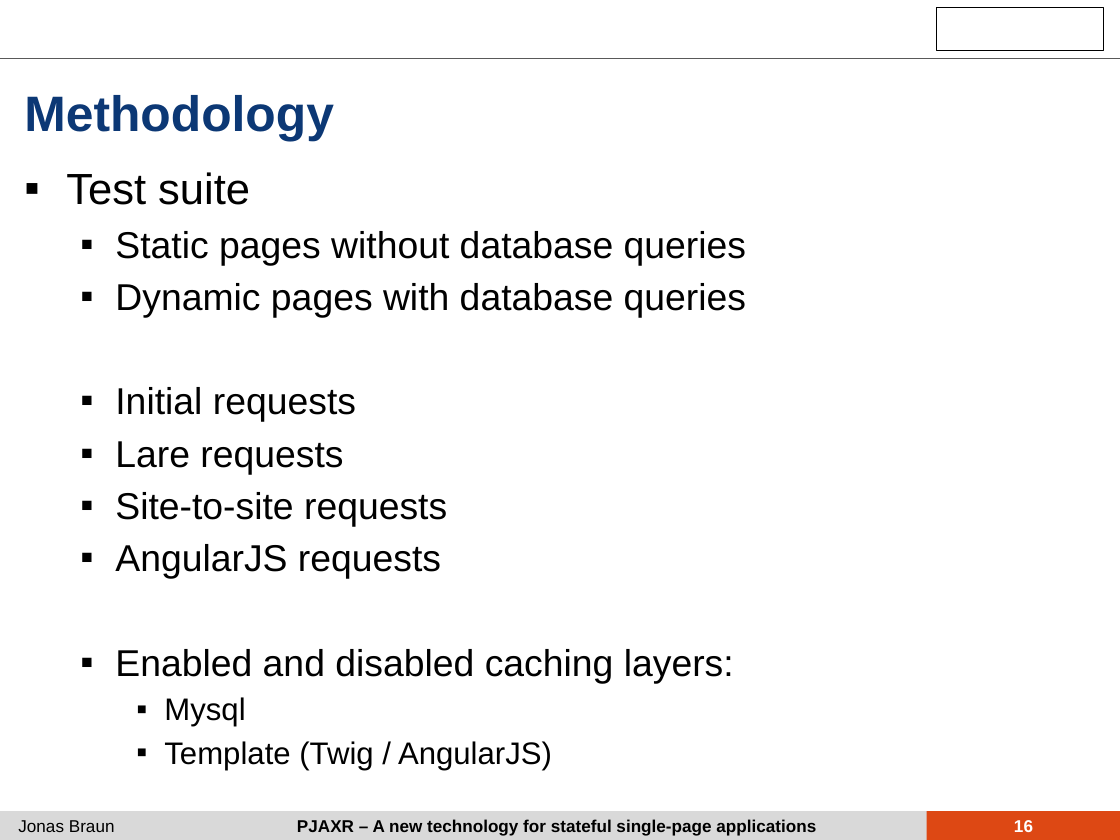
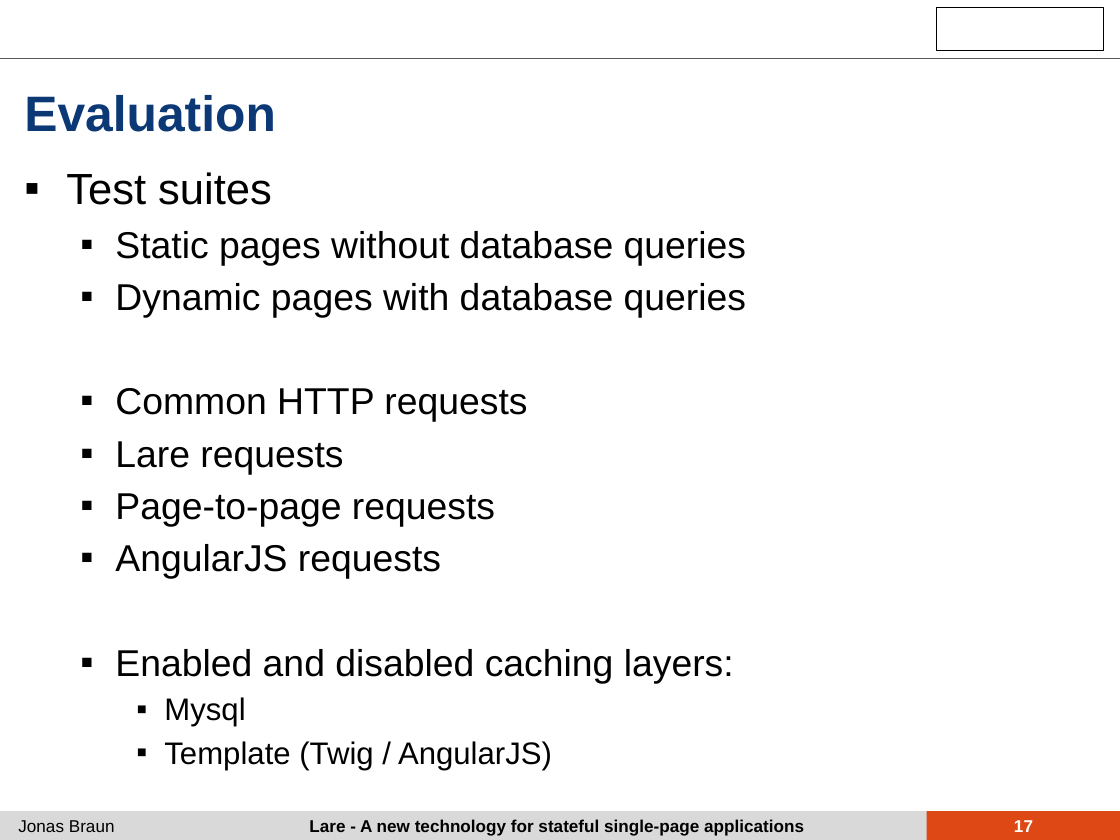
Before and after one commit to iekadou/bachelor-thesis, a slide deck: slide 17 of colloquium/colloquium.pptx (slide 16 before the commit). Drawn at 1120x840 pixels with LibreOffice and Linux fonts; fonts in the diff are those of the drawing; background and template pictures are left out. Boxes give left, top, right and bottom in pixels: in the first picture for what was removed or moved away, otherwise in the second. Text is boxed around its words. In the diff, an @@ line names an element or a change of style, - is before the commit and + after.

```diff
--- a/colloquium/colloquium.pptx
+++ b/colloquium/colloquium.pptx
@@ title at bbox=[24, 95, 276, 132]: text changed @@
-Methodology
+Evaluation
@@ text at bbox=[66, 172, 272, 205]: text changed @@
-▪ Test suite
+▪ Test suites
@@ text at bbox=[115, 388, 527, 422]: text changed @@
-  ▪ Initial requests
+  ▪ Common HTTP requests
@@ text at bbox=[115, 493, 495, 527]: text changed @@
-  ▪ Site-to-site requests
+  ▪ Page-to-page requests
@@ text at bbox=[309, 819, 804, 836]: text changed @@
-PJAXR – A new technology for stateful single-page applications
+Lare - A new technology for stateful single-page applications
@@ page number at bbox=[1014, 820, 1033, 832]: text changed @@
-16
+17
```
Also in this commit, not shown: 21 other slides changed, 3 slides added, 1 slide removed, 1 other file.
